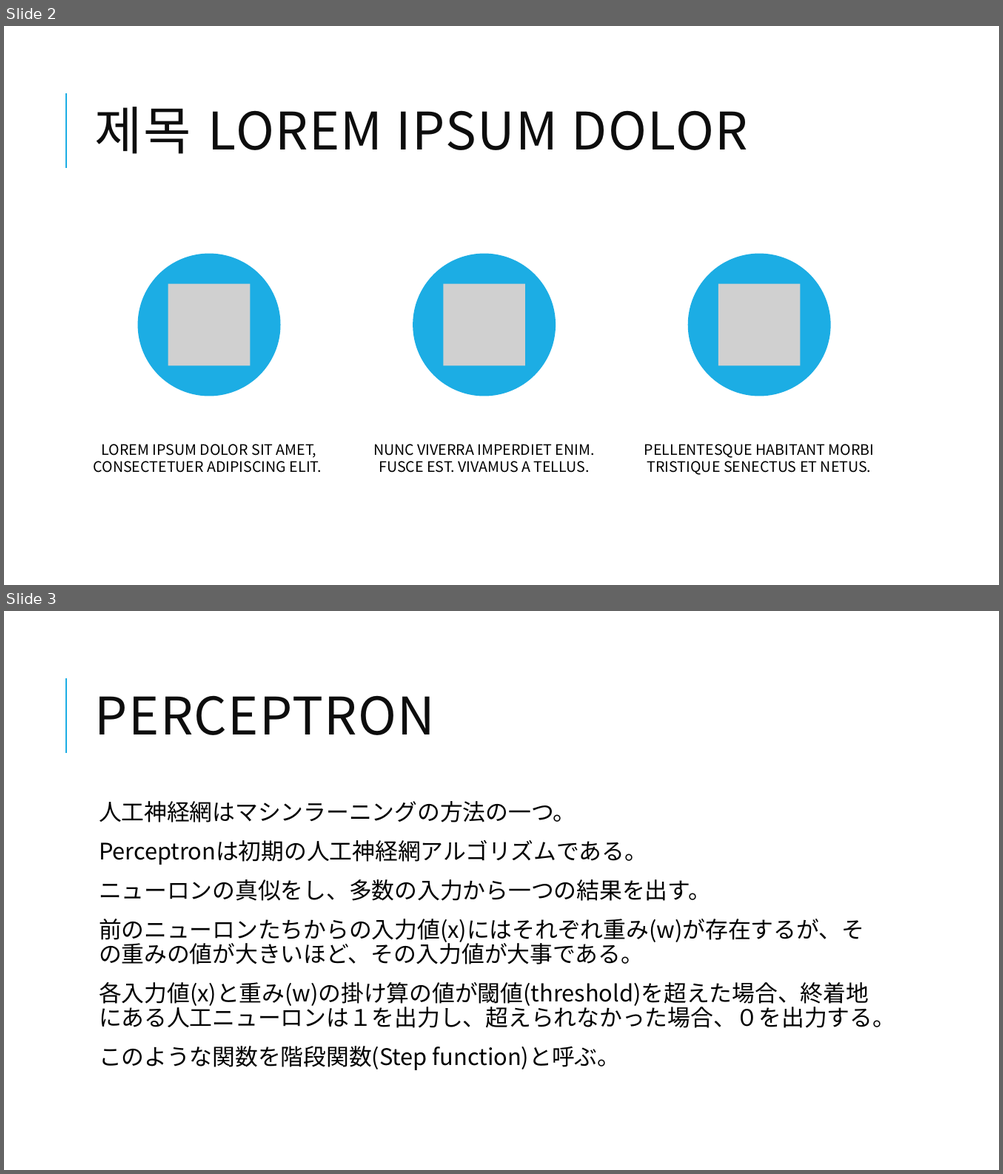
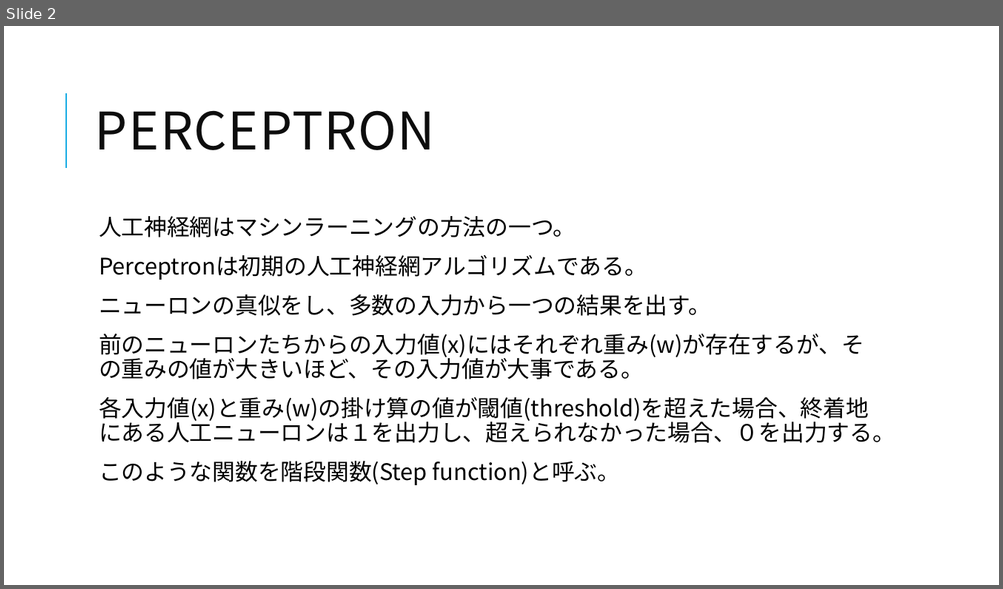
Before and after one commit to Sion1225/Study-Deeplearning-NLP, a slide deck: Presentation/ppt 7.pptx. Shown one above the other, each under a label of ours: slides 2 and 3 before the commit, slide 2 after it. The pictures are 1003x1174 and 1003x589 pixels, drawn with LibreOffice and Linux fonts; fonts in the diff are those of the drawing; grey boxes stand for pictures. Boxes give left, top, right and bottom in pixels: in the first picture for what was removed or moved away, otherwise in the second. Text is boxed around its words. In the diff, an @@ line names an element or a change of style, - is before the commit and + after.

```diff
--- a/Presentation/ppt 7.pptx
+++ b/Presentation/ppt 7.pptx
@@ slide 2 removed at (4,26,999,585), background #FFFFFF; not listed: 1 template element that a slide beside it also shows @@
@@ title removed at (95,107,748,154) @@
-제목 LOREM IPSUM DOLOR
@@ group removed at (94,254,874,475): 3 ellipses, 3 pictures, 3 texts @@
-LOREM IPSUM DOLOR SIT AMET, CONSECTETUER ADIPISCING ELIT.
-NUNC VIVERRA IMPERDIET ENIM. FUSCE EST. VIVAMUS A TELLUS.
-PELLENTESQUE HABITANT MORBI TRISTIQUE SENECTUS ET NETUS.
@@ what was slide 3 is now slide 2 @@
```
Also in this commit, not shown: 1 slide changed, 2 other files.
